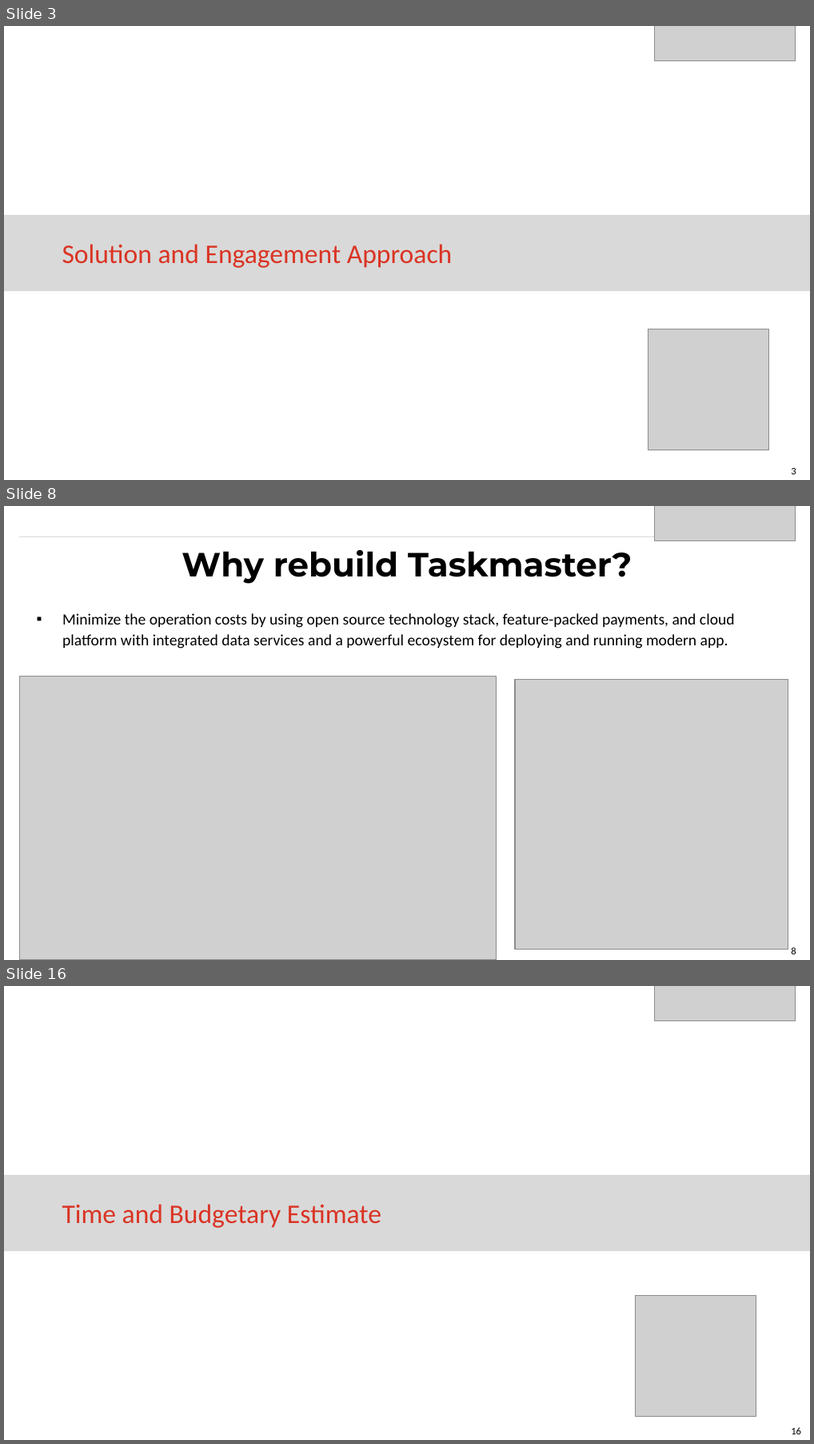
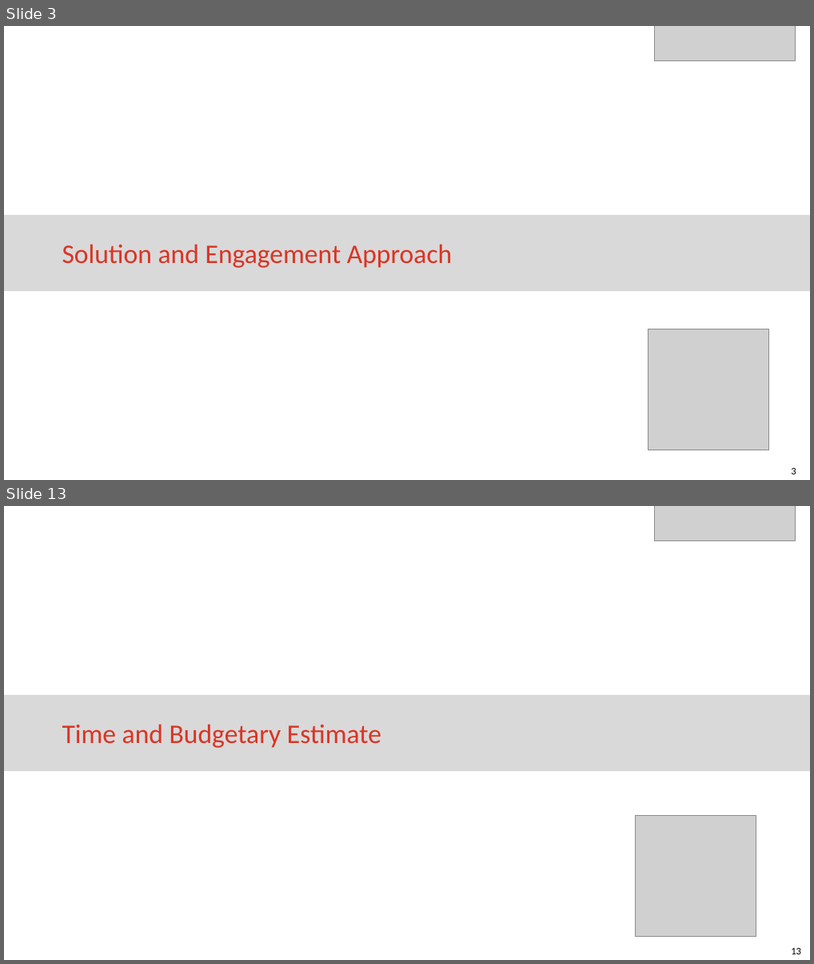
Before and after one commit to eaitbrahim/AltechEnclosures, a slide deck: Code Gate Proposal to Altech for Enclosures App.pptx. Shown one above the other, each under a label of ours: slides 3, 8 and 16 before the commit, slides 3 and 13 after it; the slides between them are not shown. The pictures are 814x1444 and 814x964 pixels, drawn with LibreOffice and Linux fonts; fonts in the diff are those of the drawing; grey boxes stand for pictures. Boxes give left, top, right and bottom in pixels: in the first picture for what was removed or moved away, otherwise in the second. Text is boxed around its words. In the diff, an @@ line names an element or a change of style, - is before the commit and + after.

```diff
--- a/Code Gate Proposal to Altech for Enclosures App.pptx
+++ b/Code Gate Proposal to Altech for Enclosures App.pptx
@@ slide 8 removed at [4,506,810,960], background #FFFFFF; not listed: 1 template element that a slide beside it also shows @@
@@ picture removed at [654,506,796,540] @@
@@ line removed from (19, 536) to (795, 536) @@
@@ title removed at [182,550,632,584] @@
-Why rebuild Taskmaster?
@@ text removed at [62,613,735,648] @@
-▪ Minimize the operation costs by using open source technology stack, feature-packed payments, and cloud platform with integrated data services and a powerful ecosystem for deploying and running modern app.
@@ picture removed at [20,676,497,959] @@
@@ picture removed at [515,680,789,948] @@
@@ what was slide 16 is now slide 13 @@
@@ page number at [791,948,802,954]: text changed @@
-16
+13
```
Also in this commit, not shown: 6 slides changed, 7 slides added, 9 other slides removed.
